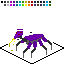
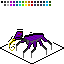
Before/after of a 64 x 64 layered artwork. What changed in the layer stack:
hid "outline_2" over 8, 29, 52, 52
added layer "black_2" above "black_1" over 8, 29, 52, 52
added layer "black_1" above "head_2" over 8, 31, 52, 52
